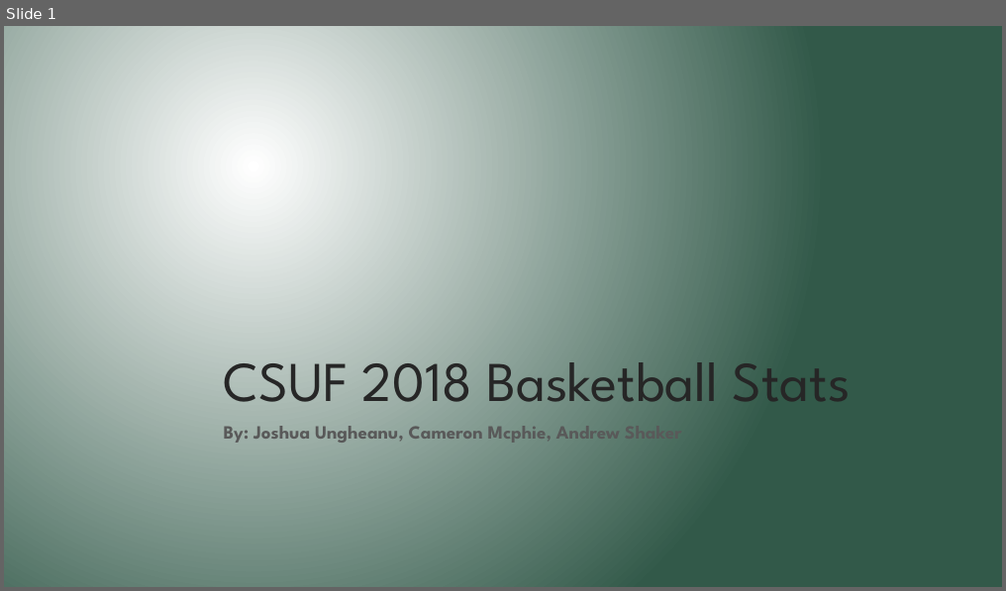
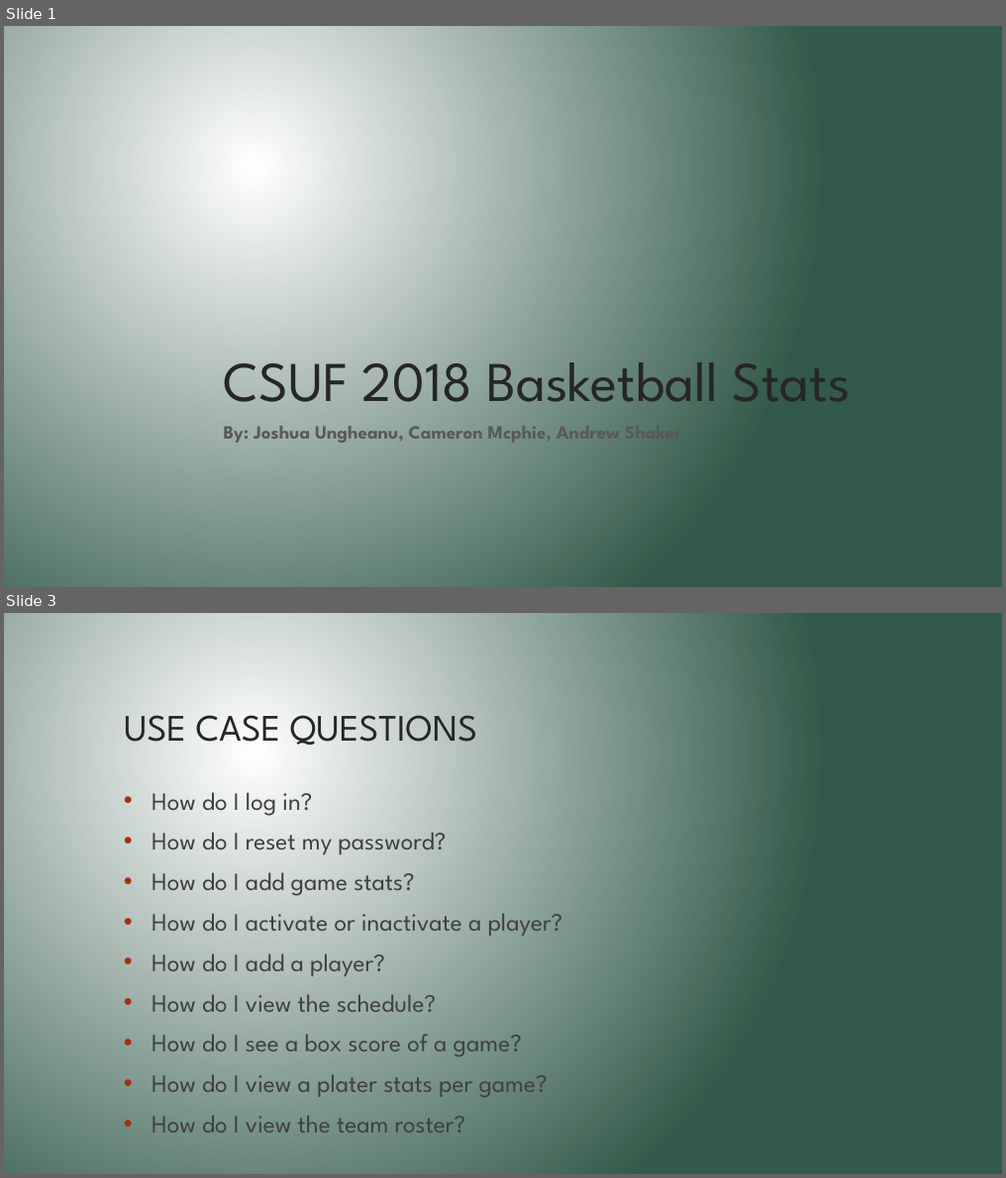
Before and after one commit to cameronmcphie/431FinalProject, a slide deck: documentation/431 Final Project.pptx. Shown one above the other, each under a label of ours: slide 1 before the commit, slides 1 and 3 after it; the slides between them are not shown. The pictures are 1006x591 and 1006x1178 pixels, drawn with LibreOffice and Linux fonts; fonts in the diff are those of the drawing. Boxes give left, top, right and bottom in pixels: in the first picture for what was removed or moved away, otherwise in the second. Text is boxed around its words. In the diff, an @@ line names an element or a change of style, - is before the commit and + after.

```diff
--- a/documentation/431 Final Project.pptx
+++ b/documentation/431 Final Project.pptx
@@ slide 3 added at (x1=4, y1=613, x2=1002, y2=1174), background gradient #FFFFFF to #325949 @@
@@ title added at (x1=124, y1=715, x2=477, y2=753), 36 pt, text #262626 @@
+USE CASE QUESTIONS
@@ text added at (x1=152, y1=792, x2=563, y2=1133), 24.1 pt, text #404040 @@
+• How do I log in?
+• How do I reset my password?
+• How do I add game stats?
+• How do I activate or inactivate a player?
+• How do I add a player?
+• How do I view the schedule?
+• How do I see a box score of a game?
+• How do I view a plater stats per game?
+• How do I view the team roster?
```
Also in this commit, not shown: 4 slides changed, 4 other slides added, 2 slides removed, 6 other files.
